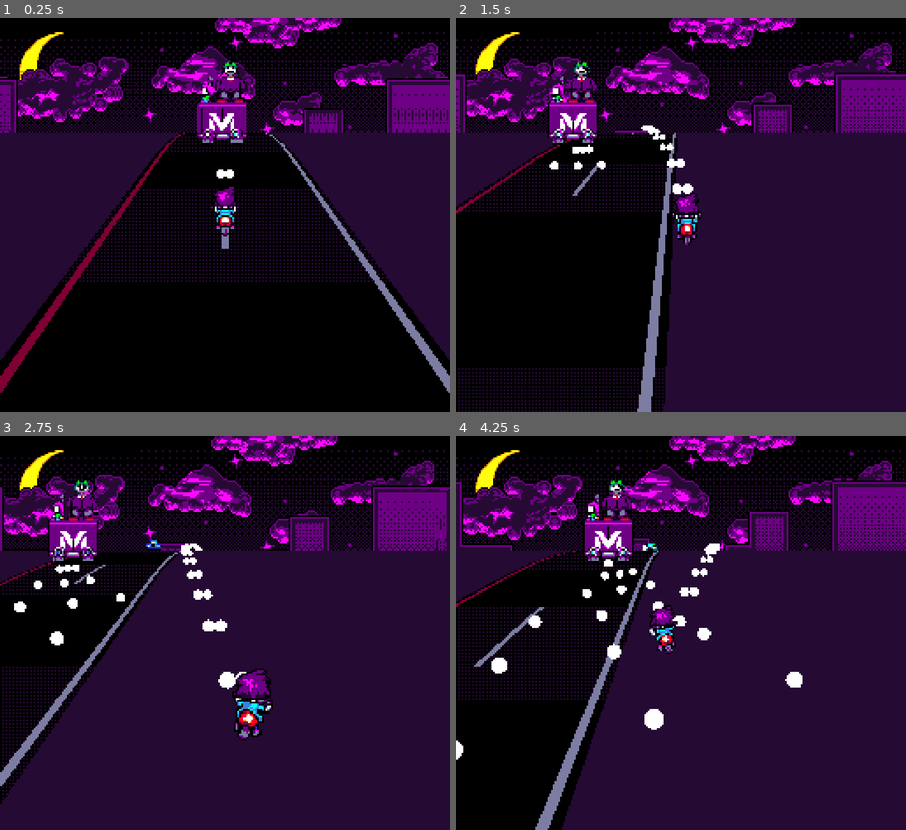
Above: before the commit, frames 1-4 (two rows, left to right).
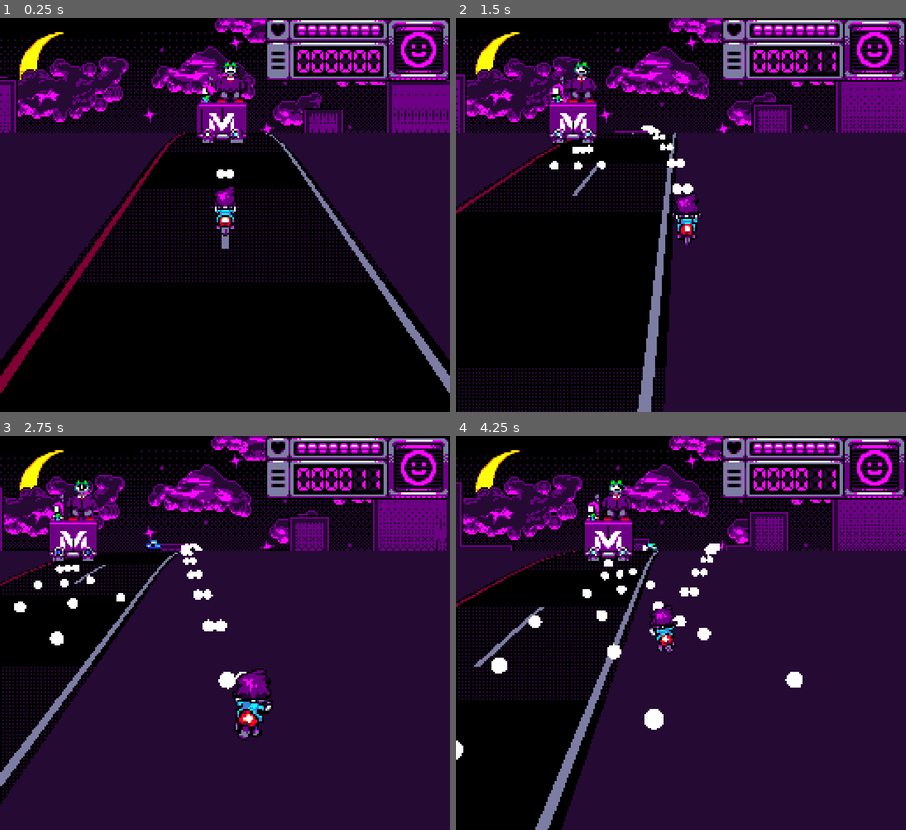
Above: after the commit, the same moments.

Repository: many-hats-team/lospecjam2
Game: Godot game, scene res://main.tscn
Two runs of this game, one before a commit and one after it. Both use one fixed random seed, a clock stepped at 60 frames per second and the inputs below.
Inputs:
- Up to frame 1 (0.25 s): no input
- Up to frame 2 (1.5 s): hold D (player_right) 0.53-1.28 s; hold S (player_down) from 1.28 s (still down)
- Up to frame 3 (2.75 s): release S (player_down) at 2.03 s; hold D (player_right) from 2.03 s (still down)
- Up to frame 4 (4.25 s): release D (player_right) at 2.78 s; hold W (player_up) 2.78-3.53 s; hold A (player_left) from 3.53 s (still down)

The runs differ from the first frame. In frame 1, 4.8% of the frame differs, in the area x 59-100%, y 0-17%; in frame 2, 4.7%; in frame 3, 4.7%; in frame 4, 4.7%.

Commit message:
Add UI panel assets, player panel

Diff:
--- a/project/main.tscn
+++ b/project/main.tscn
@@ -11,6 +11,7 @@
 [ext_resource type="Script" path="res://scripts/despawner.gd" id="6_jxhrw"]
 [ext_resource type="PackedScene" uid="uid://dpolfsh15rvao" path="res://scenes/components/enemy_spawner.tscn" id="6_shj7u"]
 [ext_resource type="PackedScene" uid="uid://008g4gtbtf0n" path="res://scenes/road.tscn" id="8_sxc8i"]
+[ext_resource type="PackedScene" uid="uid://c0sxx3nwn2xey" path="res://scenes/ui/player_ui.tscn" id="12_2x702"]
 
 [sub_resource type="Environment" id="Environment_2xhke"]
 background_mode = 3
@@ -110,3 +111,8 @@
 wait_time = 2.0
 speed = 4.0
 offset = 2.0
+
+[node name="UI" type="Node2D" parent="."]
+position = Vector2(151, 0)
+
+[node name="PlayerUI" parent="UI" instance=ExtResource("12_2x702")]
--- a/project/scenes/protoboss.tscn
+++ b/project/scenes/protoboss.tscn
@@ -3,8 +3,8 @@
 [ext_resource type="Script" path="res://scripts/protoboss.gd" id="1_1sbx5"]
 [ext_resource type="PackedScene" uid="uid://cpkh5vm3hiyxb" path="res://scenes/components/bullet_spawner.tscn" id="2_us7nl"]
 [ext_resource type="PackedScene" uid="uid://gcso6pn2lfot" path="res://scenes/sprite.tscn" id="3_c86hl"]
-[ext_resource type="Texture2D" uid="uid://cr8o8otby828f" path="res://assets/boss-sheet.png" id="3_e12t6"]
 [ext_resource type="Shader" path="res://shaders/sprite_shader.gdshader" id="4_v72ui"]
+[ext_resource type="Texture2D" uid="uid://cr8o8otby828f" path="res://assets/boss-Sheet.png" id="5_1f4wd"]
 
 [sub_resource type="BoxShape3D" id="BoxShape3D_x364u"]
 size = Vector3(1.46484, 1, 0.351318)
@@ -26,7 +26,7 @@
 shader_parameter/uv2_offset = Vector3(0, 0, 0)
 shader_parameter/flash = false
 shader_parameter/flash_color = Vector3(1, 1, 1)
-shader_parameter/texture_albedo = ExtResource("3_e12t6")
+shader_parameter/texture_albedo = ExtResource("5_1f4wd")
 
 [node name="ProtoBoss" type="CharacterBody3D"]
 collision_layer = 4
@@ -47,6 +47,6 @@
 unique_name_in_owner = true
 material_override = SubResource("ShaderMaterial_rr2qj")
 offset = Vector2(0, 64)
-texture = ExtResource("3_e12t6")
+texture = ExtResource("5_1f4wd")
 hframes = 4
 frame_end = 3
--- /dev/null
+++ b/project/scenes/ui/player_ui.tscn
@@ -0,0 +1,32 @@
+[gd_scene load_steps=5 format=3 uid="uid://c0sxx3nwn2xey"]
+
+[ext_resource type="Script" path="res://scripts/ui/player_ui.gd" id="1_hbf7i"]
+[ext_resource type="Texture2D" uid="uid://4623eapbuadn" path="res://assets/player-ui.png" id="1_qcg6g"]
+[ext_resource type="Texture2D" uid="uid://d1hwxg1npivxm" path="res://assets/player-ui-digits-Sheet.png" id="2_5rquf"]
+[ext_resource type="Texture2D" uid="uid://nfonld2is702" path="res://assets/player-ui-pip.png" id="4_tfweh"]
+
+[node name="PlayerUI" type="Node2D"]
+script = ExtResource("1_hbf7i")
+
+[node name="Background" type="Sprite2D" parent="."]
+texture_filter = 1
+texture_repeat = 1
+texture = ExtResource("1_qcg6g")
+centered = false
+
+[node name="Digit" type="Sprite2D" parent="."]
+unique_name_in_owner = true
+texture_filter = 1
+texture_repeat = 1
+position = Vector2(58, 18)
+texture = ExtResource("2_5rquf")
+centered = false
+hframes = 10
+
+[node name="Pip" type="Sprite2D" parent="."]
+unique_name_in_owner = true
+texture_filter = 1
+texture_repeat = 1
+position = Vector2(60, 4)
+texture = ExtResource("4_tfweh")
+centered = false
--- a/project/scripts/game_manager.gd
+++ b/project/scripts/game_manager.gd
@@ -9,6 +9,8 @@
 
 var world: Node3D
 var player: Player
+var player_ui: PlayerUi
+
 
 func wait_phys_frames(n: int) -> void:
 	for _i in range(n):
@@ -23,3 +25,13 @@
 func unpause() -> void:
 	get_tree().paused = false
 	unpaused.emit()
+
+
+func add_score(x: int) -> void:
+	if player_ui:
+		player_ui.score += x
+
+
+func add_life(x: int) -> void:
+	if player_ui:
+		player_ui.lives += x
--- a/project/scripts/player.gd
+++ b/project/scripts/player.gd
@@ -62,6 +62,8 @@
 	if is_in_hit_animation:
 		return
 
+	mgmt.add_life(-1)
+
 	is_in_hit_animation = true
 	is_input_enabled = false
 	bullet_timer.stop()
--- a/project/scripts/traits/mortal.gd
+++ b/project/scripts/traits/mortal.gd
@@ -29,6 +29,7 @@
 	if health <= 0:
 		return
 
+	mgmt.add_score(1)
 	sprite.hit_flash()
 
 	health -= 1
--- /dev/null
+++ b/project/scripts/ui/player_ui.gd
@@ -0,0 +1,26 @@
+class_name PlayerUi
+extends Node2D
+
+const COUNT_DIGITS := 6
+const COUNT_PIPS := 8
+
+var score := 0:
+	set(value):
+		score = value
+		for i in range(COUNT_DIGITS):
+			_digits[i].frame = posmod(value, 10)
+			value /= 10
+
+var lives := COUNT_PIPS:
+	set(value):
+		lives = value
+		for i in range(COUNT_PIPS):
+			_pips[i].visible = i < lives
+
+
+@onready var _digits := util.multidup(%Digit, COUNT_DIGITS, -8.0)
+@onready var _pips := util.multidup(%Pip, COUNT_PIPS, -6.0)
+
+
+func _ready() -> void:
+	mgmt.player_ui = self
--- /dev/null
+++ b/project/scripts/util.gd
@@ -0,0 +1,13 @@
+class_name util
+
+static func multidup(sprite: Sprite2D, count: int, offset: float) -> Array[Sprite2D]:
+	assert(sprite)
+	assert(count >= 1)
+	var out: Array[Sprite2D] = []
+	for i in range(count - 1):
+		var dup := sprite.duplicate()
+		sprite.add_sibling(dup)
+		out.append(dup)
+		sprite.position.x += offset
+	out.append(sprite)
+	return out
Renamed: project/assets/boss-sheet.png -> project/assets/boss-Sheet.png
Not shown, added: project/assets/boss-Sheet.png.import
Binary file added: project/assets/layout-ui.aseprite
Binary file added: project/assets/player-ui-digits-Sheet.png
Not shown, added: project/assets/player-ui-digits-Sheet.png.import
Binary file added: project/assets/player-ui-digits.aseprite
Binary file added: project/assets/player-ui-pip.aseprite
Binary file added: project/assets/player-ui-pip.png
Not shown, changed: project/assets/player-ui-pip.png.import
Binary file added: project/assets/player-ui.aseprite
Binary file added: project/assets/player-ui.png
Not shown, added: project/assets/player-ui.png.import
(and 2 more such lines)
